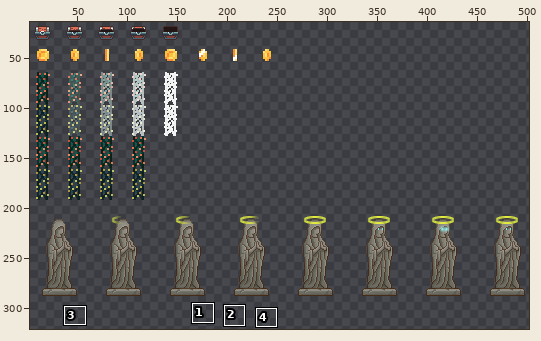
Sprite sheet: ThroughTheDepths/Output/Assets/Maps/tilesets/Animations.png. Above, an overview of the earlier version with the close-up marked.
Close-up. Old version:
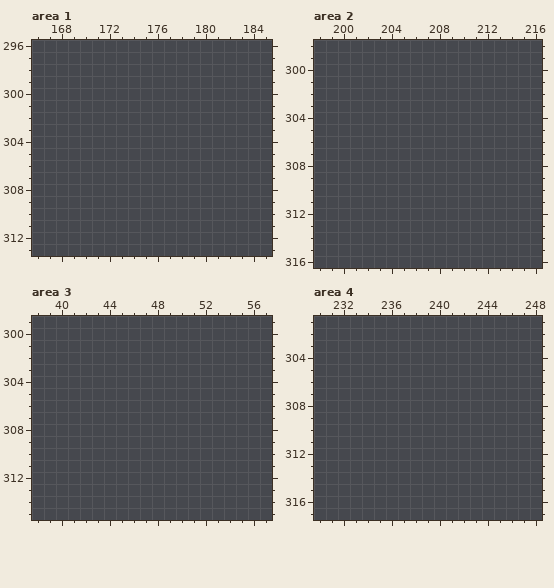
The file is 512x1088 pixels. Pixels under 10% opacity are left out. Colours within 5 levels of each other are drawn and written as one. Shown: area 1: x 166..185, y 296..313; area 2: x 198..216, y 298..316; area 3: x 38..57, y 299..315; area 4: x 230..248, y 301..317. The wide view leaves out empty margins. The commit also changed other parts of the picture, which this record leaves out.
After:
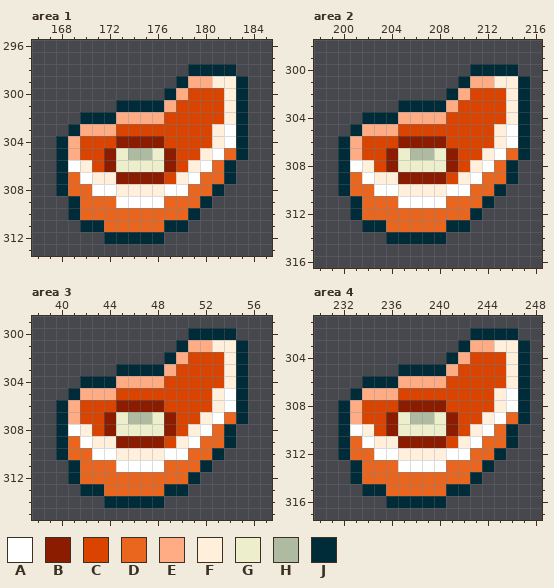
Palette (. is transparent): A #ffffff  B #8c1c00  C #da4300  D #ea661f  E #ffab83  F #ffefdb  G #edefcc  H #afbba1  J #002c39
Difference:
Changed rows in their new state; - is an unchanged pixel.
Area 1:
first column x 168:
298 -----------JJJJ-
299 ----------JEEFFJ
300 ---------JECCCFJ
301 -----JJJJECCCCFJ
302 --JJJEEEECCCCCFJ
303 -JEEECCCCCCCCFAJ
304 JECCCBBBBCCCCFAJ
305 JECCBGHHGBCCFADJ
306 JAFCBGGGGBCFADJ-
307 JDAFFBBBBCFADDJ-
308 JDDAAFFFFAADDJ--
309 -JDDDAAAADDDJ---
310 -JDDDDDDDDDJ----
311 --JJDDDDDJJ-----
312 ----JJJJJ-------
Area 2:
first column x 200:
300 -----------JJJJ-
301 ----------JEEFFJ
302 ---------JECCCFJ
303 -----JJJJECCCCFJ
304 --JJJEEEECCCCCFJ
305 -JEEECCCCCCCCFAJ
306 JECCCBBBBCCCCFAJ
307 JECCBGHHGBCCFADJ
308 JAFCBGGGGBCFADJ-
309 JDAFFBBBBCFADDJ-
310 JDDAAFFFFAADDJ--
311 -JDDDAAAADDDJ---
312 -JDDDDDDDDDJ----
313 --JJDDDDDJJ-----
314 ----JJJJJ-------
Area 3:
first column x 40:
300 -----------JJJJ-
301 ----------JEEFFJ
302 ---------JECCCFJ
303 -----JJJJECCCCFJ
304 --JJJEEEECCCCCFJ
305 -JEEECCCCCCCCFAJ
306 JECCCBBBBCCCCFAJ
307 JECCBGHHGBCCFADJ
308 JAFCBGGGGBCFADJ-
309 JDAFFBBBBCFADDJ-
310 JDDAAFFFFAADDJ--
311 -JDDDAAAADDDJ---
312 -JDDDDDDDDDJ----
313 --JJDDDDDJJ-----
314 ----JJJJJ-------
Area 4:
first column x 232:
302 -----------JJJJ-
303 ----------JEEFFJ
304 ---------JECCCFJ
305 -----JJJJECCCCFJ
306 --JJJEEEECCCCCFJ
307 -JEEECCCCCCCCFAJ
308 JECCCBBBBCCCCFAJ
309 JECCBGHHGBCCFADJ
310 JAFCBGGGGBCFADJ-
311 JDAFFBBBBCFADDJ-
312 JDDAAFFFFAADDJ--
313 -JDDDAAAADDDJ---
314 -JDDDDDDDDDJ----
315 --JJDDDDDJJ-----
316 ----JJJJJ-------
